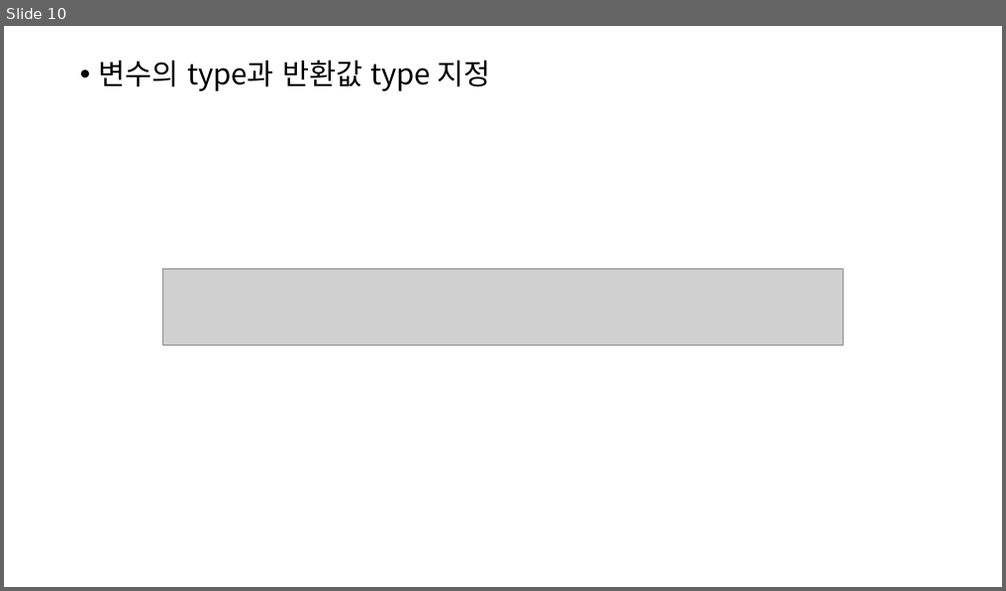
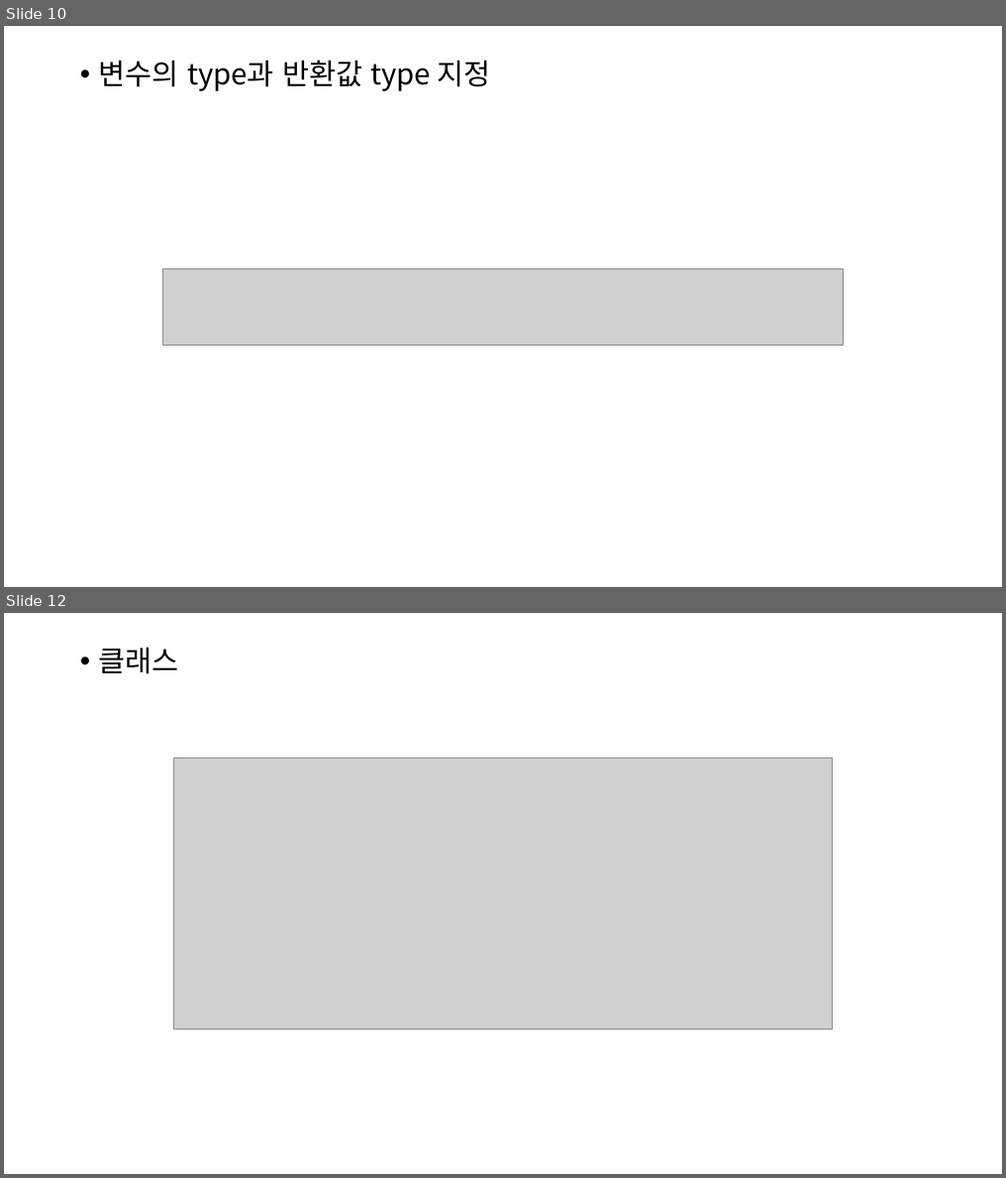
Before and after one commit to cscim918/typechain, a slide deck: Typescript 블록체인.pptx. Shown one above the other, each under a label of ours: slide 10 before the commit, slides 10 and 12 after it; the slides between them are not shown. The pictures are 1006x591 and 1006x1178 pixels, drawn with LibreOffice and Linux fonts; fonts in the diff are those of the drawing; grey boxes stand for pictures. Boxes give left, top, right and bottom in pixels: in the first picture for what was removed or moved away, otherwise in the second. Text is boxed around its words. In the diff, an @@ line names an element or a change of style, - is before the commit and + after.

```diff
--- a/Typescript 블록체인.pptx
+++ b/Typescript 블록체인.pptx
@@ slide 12 added at box(4, 613, 1002, 1174), background #FFFFFF @@
@@ text added at box(99, 647, 179, 674), 28 pt, text #000000 @@
+• 클래스
@@ picture added at box(174, 759, 833, 1029) @@
```
Also in this commit, not shown: 5 other slides added, 6 slides removed, 3 other files.
